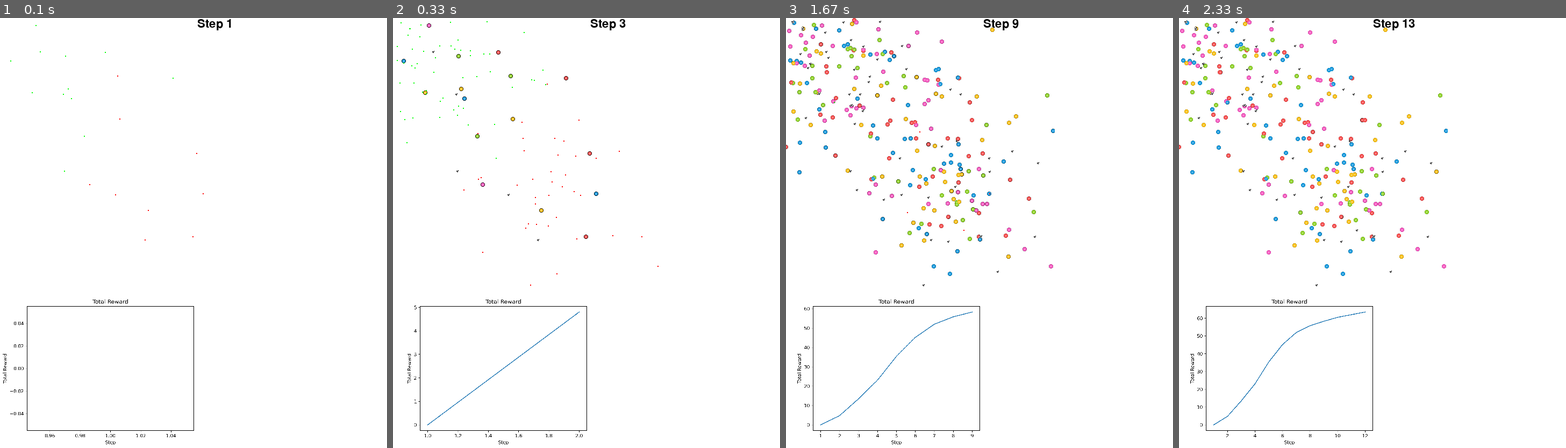
Above: before the commit, frames 1-4 (left to right).
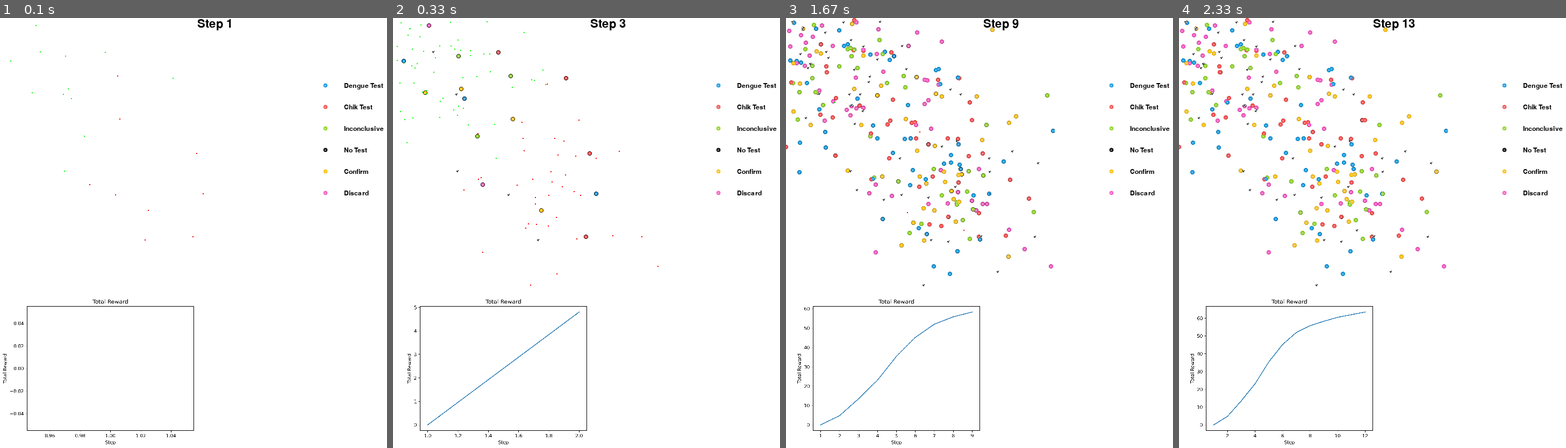
Above: after the commit, the same moments.

Repository: fccoelho/Dengue_Diagnostics
Game: pygame game, started from agents/agent_random.py
Two runs of this game, one before a commit and one after it. Both use one fixed random seed, a clock stepped at 60 frames per second and the inputs below.
Inputs:
- Up to frame 1 (0.1 s): no input
- Up to frame 2 (0.33 s): no input
- Up to frame 3 (1.67 s): no input
- Up to frame 4 (2.33 s): no input

The runs differ from the first frame. In frame 1, 0.4% of the frame differs, in the area x 83-100%, y 15-42%; in frame 2, 0.4%; in frame 3, 0.4%; in frame 4, 0.4%.

Commit message:
put legend

Diff:
--- a/dengue_envs/envs/dengue_diagnostics.py
+++ b/dengue_envs/envs/dengue_diagnostics.py
@@ -473,10 +473,9 @@
                 if sprite.case_id == id:
                     sprite.mark_as_tested(int(a))
 
-
     def render(self):
         """
-        Render the environment
+        Render the environment with a legend on the right side
         """
         self._create_sprites()
         self.dengue_group.draw(self.world_surface)
@@ -498,13 +497,47 @@
             self.plot_surface1, (0, 500), special_flags=pygame.BLEND_ALPHA_SDL2
         )
 
-        # self.screen.blit(csurf,(0,0), special_flags=pygame.BLEND_ALPHA_SDL2)
+        # Draw the world surface
         self.screen.blit(
             self.world_surface, (0, 0), special_flags=pygame.BLEND_ALPHA_SDL2
         )
-        # self.screen.blit(pygame.transform.scale(self.world_surface, self.screen.get_rect().size), (0,0))
+
+        # Create the legend on the right side
+        legend_x = self.screen.get_width() - 200  # X position of the legend (right side)
+        legend_y = 120  # Y position of the first legend item
+        legend_margin = 40  # Space between items in the legend
+
+        # Define image mappings and their descriptions
+        image_legend = [
+            ("dengue_test.png", "Dengue Test"),
+            ("chick_test.png", "Chik Test"),
+            ("epi_test.png", "Inconclusive"),
+            ("no_test.png", "No Test"),
+            ("confirm_test.png", "Confirm"),
+            ("discard_test.png", "Discard"),
+        ]
+
+        # Render the legend
+        for image_file, description in image_legend:
+            number_font_legend = pygame.font.SysFont(None, 18)
+
+            # Load the image
+            image = pygame.image.load(os.path.join(os.path.dirname(__file__), image_file)).convert_alpha()
+            image= pygame.transform.scale(image, (10, 10))
+            self.screen.blit(image, (legend_x, legend_y))
+
+            # Render the description text
+            legend_text = number_font_legend.render(description, True, (0, 0, 0))
+            self.screen.blit(legend_text, (legend_x + 40, legend_y))
+
+            # Move to the next item in the legend
+            legend_y += legend_margin
+
+        # Update the display
         pygame.display.update()
-        self.clock.tick(10)  # Update the elapsed time in the training
+
+        # Control the frame rate
+        self.clock.tick(10)
 
     def _create_sprites(self) -> object:
         """
Binary file added: agents/final_screen.png
